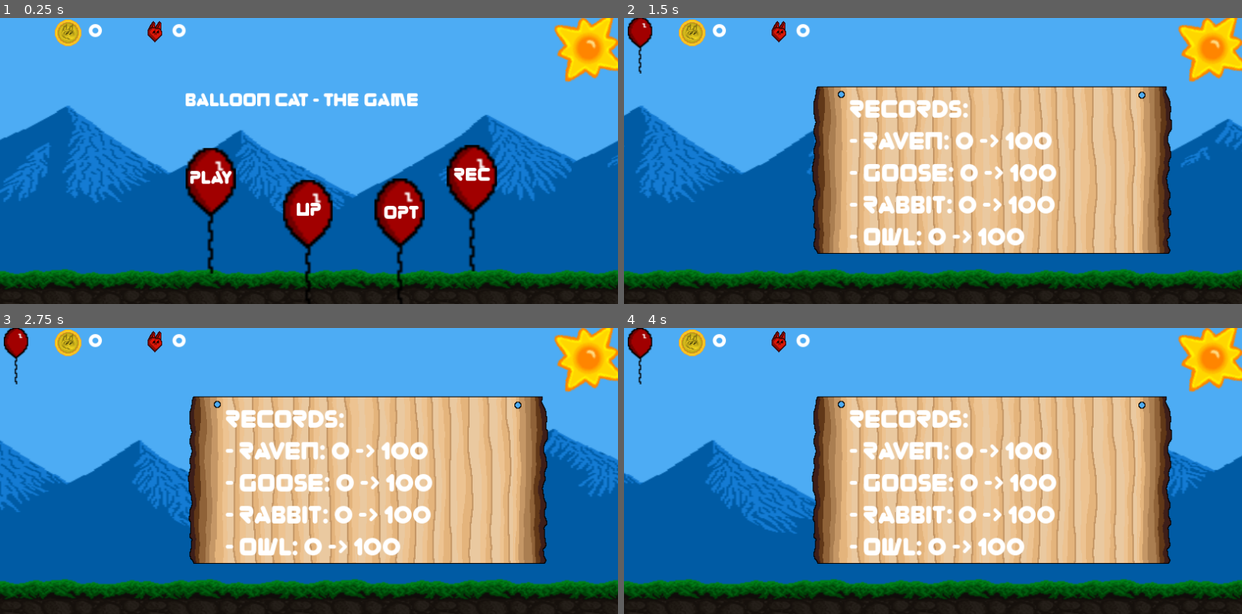
Above: before the commit, frames 1-4 (two rows, left to right).
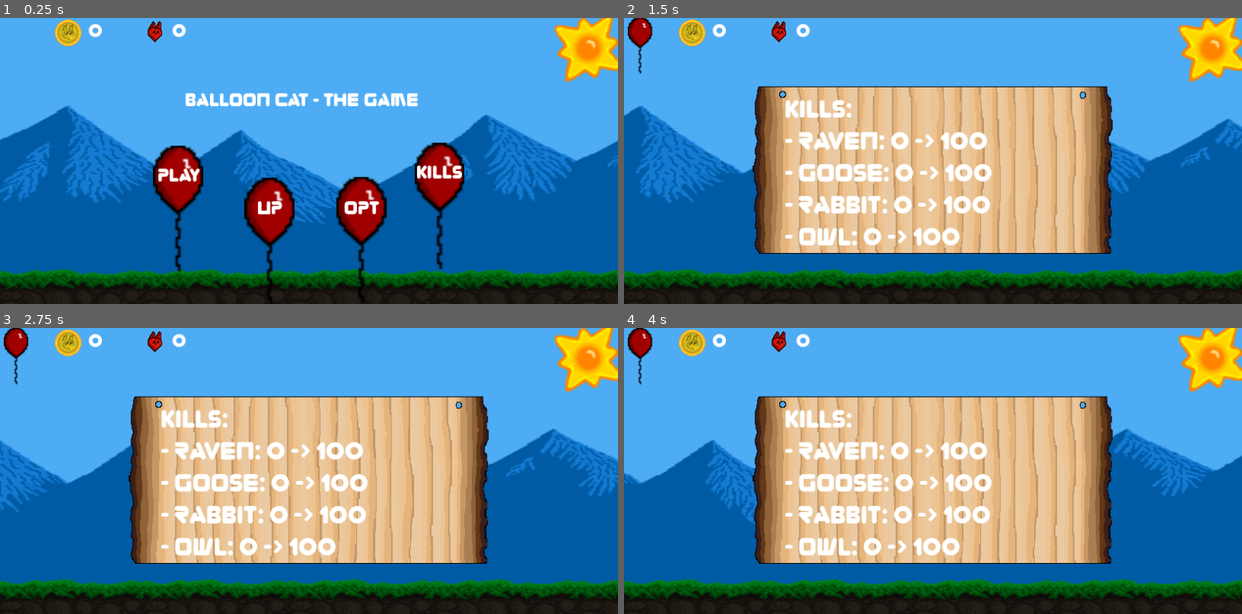
Above: after the commit, the same moments.

Repository: AldieNightStar/balloon_cat
Game: Godot game, scene res://Levels/MainMenu.tscn
Two runs of this game, one before a commit and one after it. Both use one fixed random seed, a clock stepped at 60 frames per second and the inputs below.
Inputs (mouse positions are in pixels of both pictures, inside the frame that each line leads up to):
- Up to frame 1 (0.25 s): no input
- Up to frame 2 (1.5 s): tap Enter (ui_accept) at 0.5, 0.77 s; move the mouse to (1068, 146) at 0.52 s; click (1068, 146) at 0.67 s; move the mouse to (809, 175) at 1.27 s; click (809, 175) at 1.42 s
- Up to frame 3 (2.75 s): tap Enter (ui_accept) at 1.52 s; move the mouse to (370, 408) at 2.02 s; click (370, 408) at 2.17 s
- Up to frame 4 (4 s): move the mouse to (902, 528) at 2.77 s; click (902, 528) at 2.92 s; tap Enter (ui_accept) at 3.02, 3.77 s; move the mouse to (1118, 513) at 3.52 s; click (1118, 513) at 3.67 s

The runs differ from the first frame. In frame 1, 12% of the frame differs, in the area x 24-81%, y 43-100%; in frame 2, 26%, in the area x 20-89%, y 23-83%; in frame 3, 26%; in frame 4, 26%.

Commit message:
Kills instead of records

Diff:
--- a/Levels/MainMenu.tscn
+++ b/Levels/MainMenu.tscn
@@ -127,7 +127,7 @@
 	return G.gameData.get_kills(name, 0)
 
 func t(name):
-	return \"- \" + name + \": \" + str(kills(name)) + \" -> \" + str(G.gameData.records.get_best_of(name) + 100) + \"\\n\"
+	return \"- \" + name + \": \" + str(kills(name)) + \" -> \" + str(G.gameData.records.get_best_of(name)) + \"\\n\"
 
 func _update_text():
 	text += t(G.gameData.records.RECORD_RAVEN)
@@ -212,48 +212,48 @@
 }
 
 [node name="BPlay" parent="Pos_MMenu" instance=ExtResource( 1 )]
-position = Vector2( 30.0867, 131.716 )
+position = Vector2( -12.6151, 128.72 )
 scale = Vector2( 4.05197, 4.4532 )
 
 [node name="BRecords" parent="Pos_MMenu" instance=ExtResource( 1 )]
-position = Vector2( 373.7, 128.5 )
+position = Vector2( 330.998, 125.503 )
 scale = Vector2( 4.05197, 4.4532 )
 
 [node name="BUpgrades" parent="Pos_MMenu" instance=ExtResource( 1 )]
-position = Vector2( 157.959, 173.948 )
+position = Vector2( 107.689, 171.372 )
 scale = Vector2( 4.05197, 4.4532 )
 
 [node name="BOptions" parent="Pos_MMenu" instance=ExtResource( 1 )]
-position = Vector2( 278.8, 172.5 )
+position = Vector2( 228.11, 169.924 )
 scale = Vector2( 4.05197, 4.4532 )
 
 [node name="up" type="Label" parent="Pos_MMenu"]
-margin_left = 182.909
-margin_top = 199.148
-margin_right = 219.909
-margin_bottom = 228.148
+margin_left = 131.798
+margin_top = 196.572
+margin_right = 168.798
+margin_bottom = 225.572
 custom_fonts/font = SubResource( 3 )
 text = "Up"
 __meta__ = {
 "_edit_use_anchors_": false
 }
 
-[node name="up2" type="Label" parent="Pos_MMenu"]
-margin_left = 390.0
-margin_top = 153.0
-margin_right = 438.0
-margin_bottom = 182.0
-custom_fonts/font = SubResource( 3 )
-text = "REC"
+[node name="kills" type="Label" parent="Pos_MMenu"]
+margin_left = 340.991
+margin_top = 149.583
+margin_right = 401.991
+margin_bottom = 178.583
+custom_fonts/font = SubResource( 3 )
+text = "KILLS"
 __meta__ = {
 "_edit_use_anchors_": false
 }
 
 [node name="play" type="Label" parent="Pos_MMenu"]
-margin_left = 43.3866
-margin_top = 157.216
-margin_right = 104.387
-margin_bottom = 186.216
+margin_left = 0.684772
+margin_top = 154.22
+margin_right = 61.6848
+margin_bottom = 183.22
 custom_fonts/font = SubResource( 3 )
 text = "PLAY"
 __meta__ = {
@@ -261,10 +261,10 @@
 }
 
 [node name="opt" type="Label" parent="Pos_MMenu"]
-margin_left = 297.871
-margin_top = 202.513
-margin_right = 358.871
-margin_bottom = 231.513
+margin_left = 246.34
+margin_top = 196.994
+margin_right = 307.34
+margin_bottom = 225.994
 custom_fonts/font = SubResource( 3 )
 text = "OPT"
 __meta__ = {
@@ -325,19 +325,19 @@
 position = Vector2( 0, 1000 )
 
 [node name="board" type="Sprite" parent="Pos_Records"]
-position = Vector2( 277.478, 162.31 )
+position = Vector2( 200, 162.31 )
 texture = ExtResource( 12 )
 __meta__ = {
 "_edit_lock_": true
 }
 
 [node name="Label" type="Label" parent="Pos_Records"]
-margin_left = 89.9759
+margin_left = 5.32158
 margin_top = 62.2263
-margin_right = 246.976
+margin_right = 162.322
 margin_bottom = 143.226
 custom_fonts/font = SubResource( 8 )
-text = "Records:
+text = "Kills:
 "
 script = SubResource( 9 )
 __meta__ = {
--- a/Objects/Logic/RecordsData.gd
+++ b/Objects/Logic/RecordsData.gd
@@ -34,7 +34,7 @@
 func get_best_of(rec):
 	if !rec_allowed(rec):
 		return 0
-	return get_value(rec, 0)
+	return get_value(rec, 100)
 
 # rec - record type
 # n   - score int
@@ -42,10 +42,9 @@
 func set_best_of(rec, n):
 	if !rec_allowed(rec):
 		return false
-	n = floor(float(n) / 100) * 100
 	var best = get_best_of(rec)
 	if (n > best):
-		set_value(rec, n)
+		set_value(rec, get_best_of(rec) * 2)
 		emit_signal("new_record", rec, n)
 		return true
 	return false
